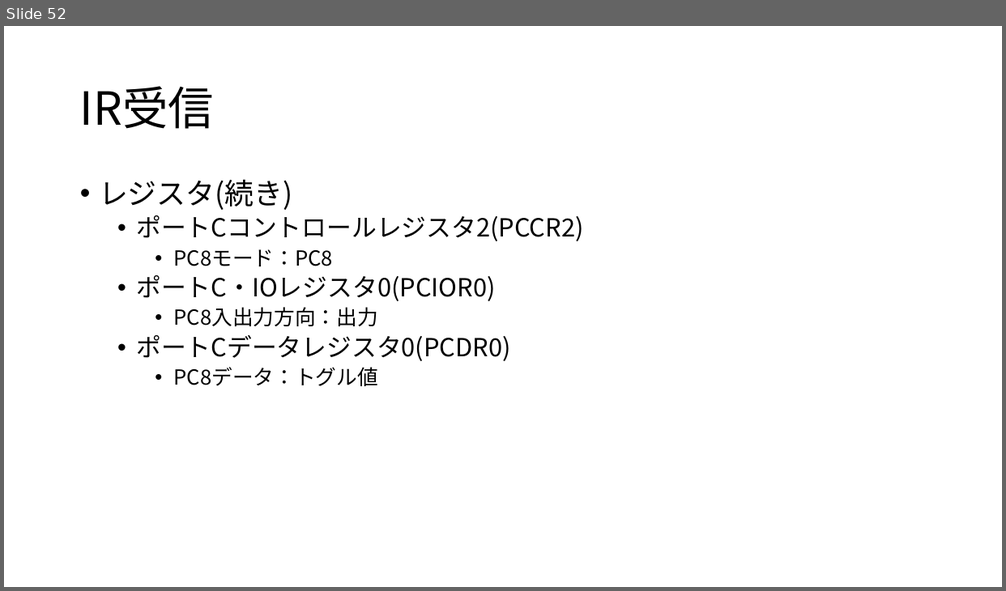
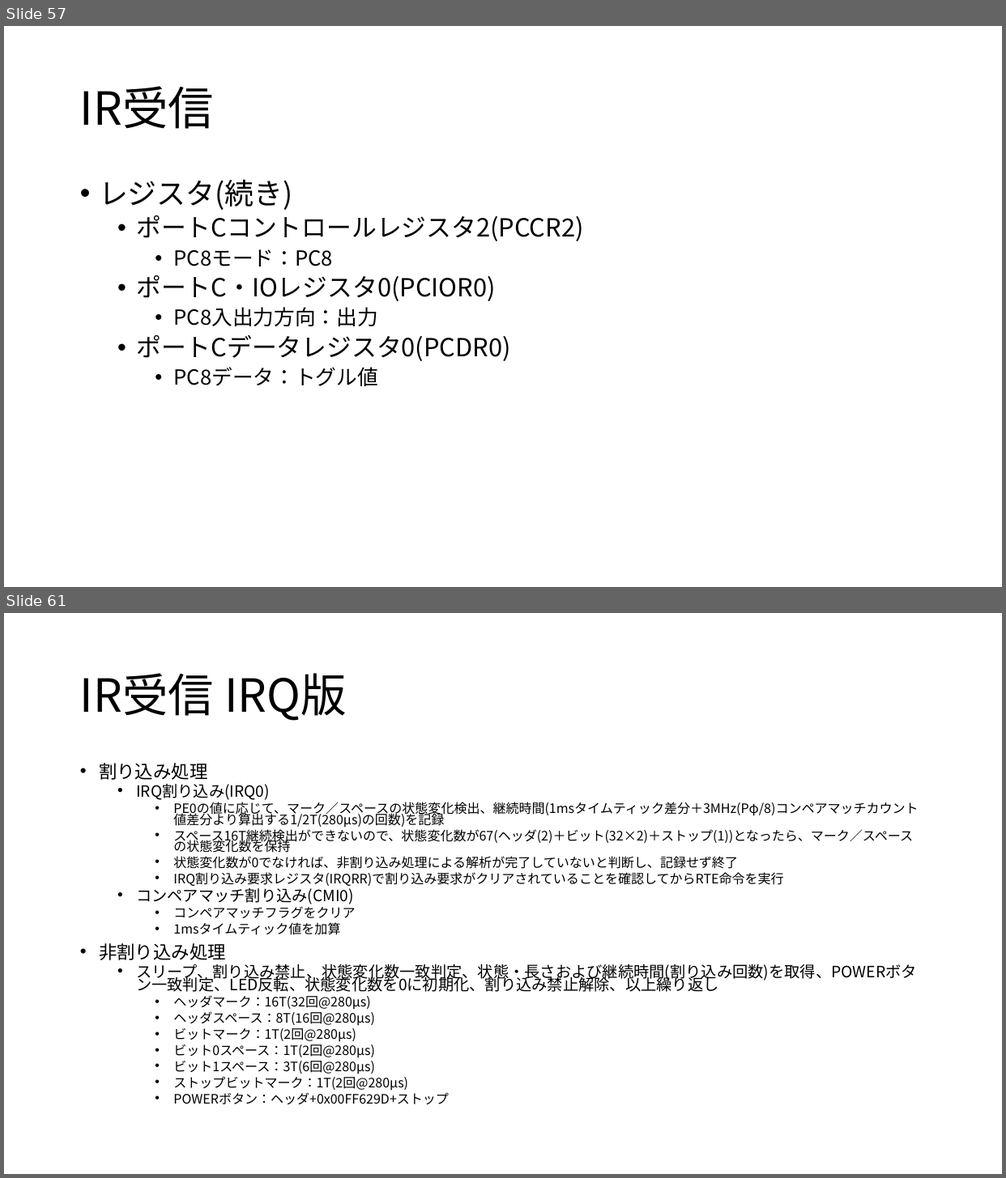
Before and after one commit to moku828/sh7262_an, a slide deck: SH7262アプリケーションノート.pptx. Shown one above the other, each under a label of ours: slide 52 before the commit, slides 57 and 61 after it; the slides between them are not shown. The pictures are 1006x591 and 1006x1178 pixels, drawn with LibreOffice and Linux fonts; fonts in the diff are those of the drawing. Boxes give left, top, right and bottom in pixels: in the first picture for what was removed or moved away, otherwise in the second. Text is boxed around its words. In the diff, an @@ line names an element or a change of style, - is before the commit and + after.

```diff
--- a/SH7262アプリケーションノート.pptx
+++ b/SH7262アプリケーションノート.pptx
@@ slide 61 added at (4,613,1002,1174), background #FFFFFF @@
@@ title added at (80,673,347,721), 44 pt, text #000000 @@
+IR受信 IRQ版
@@ text added at (99,763,918,1105), 12.5 pt, text #000000 @@
+• 割り込み処理
+  • IRQ割り込み(IRQ0)
+    • PE0の値に応じて、マーク／スペースの状態変化検出、継続時間(1msタイムティック差分＋3MHz(Pφ/8)コンペアマッチカウント値差分より算出する1/2T(280μs)の回数)を記録
+    • スペース16T継続検出ができないので、状態変化数が67(ヘッダ(2)＋ビット(32×2)＋ストップ(1))となったら、マーク／スペースの状態変化数を保持
+    • 状態変化数が0でなければ、非割り込み処理による解析が完了していないと判断し、記録せず終了
+    • IRQ割り込み要求レジスタ(IRQRR)で割り込み要求がクリアされていることを確認してからRTE命令を実行
+  • コンペアマッチ割り込み(CMI0)
+    • コンペアマッチフラグをクリア
+    • 1msタイムティック値を加算
+• 非割り込み処理
+  • スリープ、割り込み禁止、状態変化数一致判定、状態・長さおよび継続時間(割り込み回数)を取得、POWERボタン一致判定、LED反転、状態変化数を0に初期化、割り込み禁止解除、以上繰り返し
+    • ヘッダマーク：16T(32回@280μs)
+    • ヘッダスペース：8T(16回@280μs)
+    • ビットマーク：1T(2回@280μs)
+    • ビット0スペース：1T(2回@280μs)
+    • ビット1スペース：3T(6回@280μs)
+    • ストップビットマーク：1T(2回@280μs)
+    • POWERボタン：ヘッダ+0x00FF629D+ストップ
@@ what was slide 52 is now slide 57 @@
```
Also in this commit, not shown: 6 slides changed, 5 other slides added, 4 other files.
